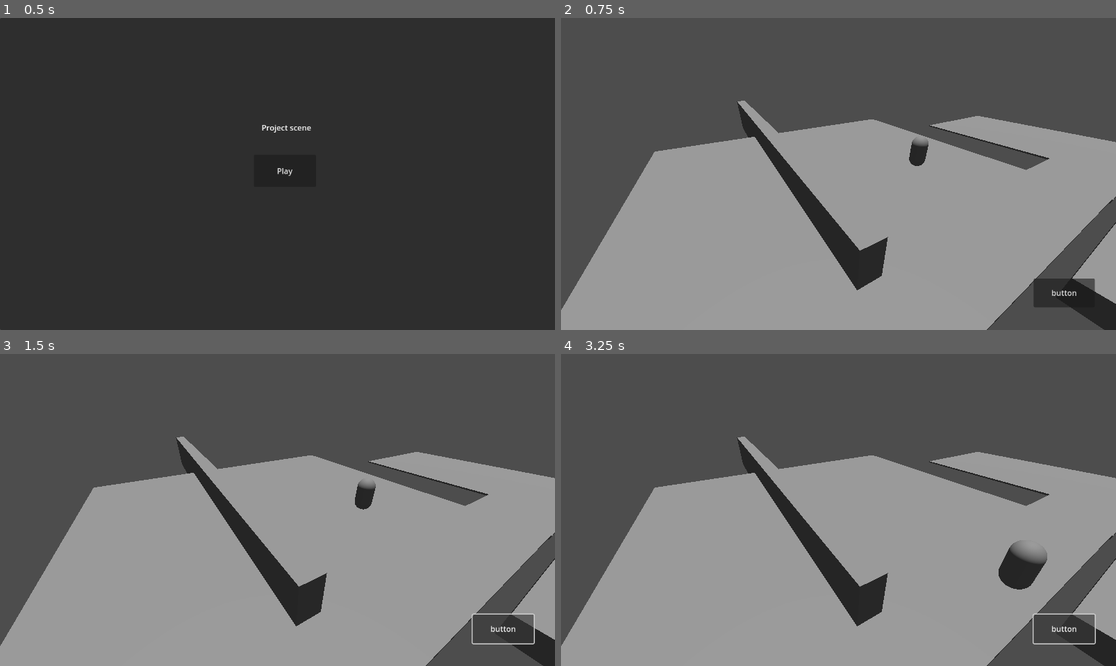
Above: before the commit, frames 1-4 (two rows, left to right).
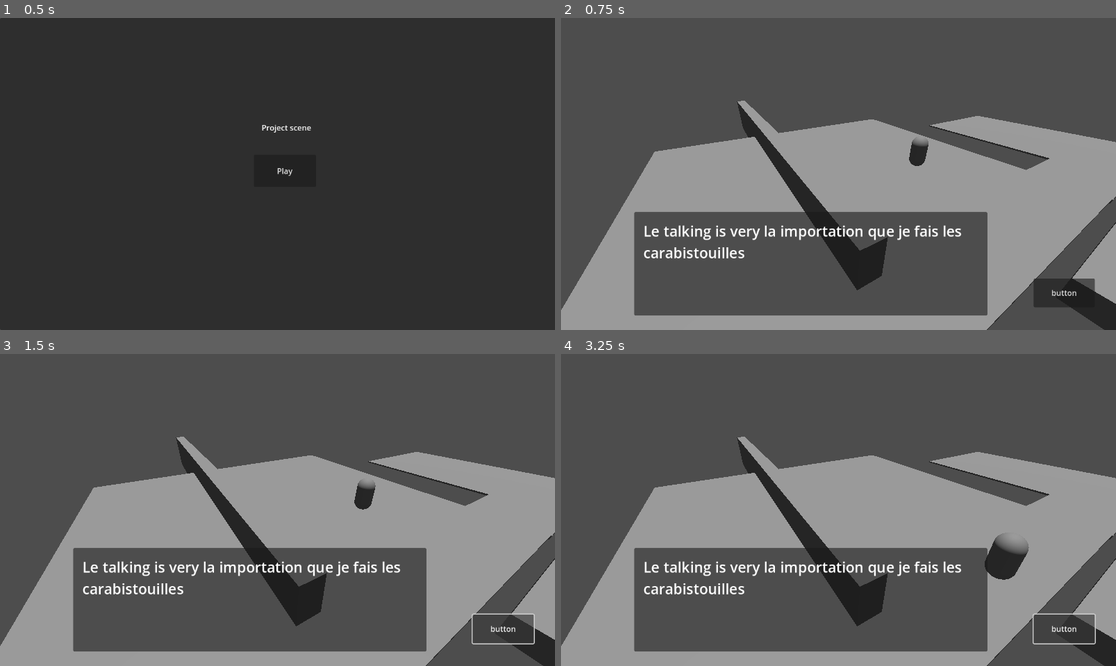
Above: after the commit, the same moments.

Repository: MateoChicano/Journey-starts-here
Game: Godot game, scene res://scenes/Menus/title_screen.tscn
Same seed, same stepped clock (60 frames per second), same inputs: the game is played once before the commit and once after it.
Inputs:
- Up to frame 1 (0.5 s): no input
- Up to frame 2 (0.75 s): click "Play" at 0.5 s
- Up to frame 3 (1.5 s): click "button" at 1.25 s
- Up to frame 4 (3.25 s): click "button" at 2 s; click "button" at 2.75 s

Frame 1 is identical in both runs. In frame 2, 20% of the frame differs, in the area x 13-77%, y 62-96%; in frame 3, 20%; in frame 4, 20%, in the area x 13-88%, y 57-96%.
Error after the commit: Parse Error: Function "wait()" not found in base self. (res://scripts/npc.gd:16)

Commit message:
affiche boit dialog debut texte progressif

Diff:
--- a/journey-start-here/project.godot
+++ b/journey-start-here/project.godot
@@ -34,7 +34,8 @@
 
 [layer_names]
 
-3d_physics/layer_2="CameraArea"
+3d_physics/layer_2="CameraTriggers"
+3d_physics/layer_3="NpcTriggers"
 
 [rendering]
 
--- /dev/null
+++ b/journey-start-here/scenes/Characters/npc.tscn
@@ -0,0 +1,48 @@
+[gd_scene load_steps=6 format=3 uid="uid://dx7kloy1xtmdb"]
+
+[ext_resource type="Script" uid="uid://d2csg587exnig" path="res://scripts/npc.gd" id="1_i4rdu"]
+
+[sub_resource type="CapsuleMesh" id="CapsuleMesh_tcuxl"]
+
+[sub_resource type="CapsuleShape3D" id="CapsuleShape3D_nh2m4"]
+
+[sub_resource type="SphereShape3D" id="SphereShape3D_abqhh"]
+radius = 1.84523
+
+[sub_resource type="LabelSettings" id="LabelSettings_usq0f"]
+font_size = 30
+
+[node name="NPC" type="CharacterBody3D"]
+collision_mask = 0
+script = ExtResource("1_i4rdu")
+
+[node name="MeshInstance3D" type="MeshInstance3D" parent="."]
+layers = 4
+mesh = SubResource("CapsuleMesh_tcuxl")
+
+[node name="CollisionShape3D" type="CollisionShape3D" parent="."]
+shape = SubResource("CapsuleShape3D_nh2m4")
+
+[node name="Interact_Area" type="Area3D" parent="."]
+collision_layer = 4
+collision_mask = 0
+
+[node name="CollisionShape3D" type="CollisionShape3D" parent="Interact_Area"]
+shape = SubResource("SphereShape3D_abqhh")
+
+[node name="Text_box" type="Panel" parent="."]
+offset_left = 152.0
+offset_top = 403.0
+offset_right = 885.0
+offset_bottom = 618.0
+
+[node name="Dialog" type="Label" parent="Text_box"]
+layout_mode = 0
+offset_left = 19.0
+offset_top = 18.0
+offset_right = 713.0
+offset_bottom = 193.0
+text = "Le talking is very la importation que je fais les carabistouilles"
+label_settings = SubResource("LabelSettings_usq0f")
+autowrap_mode = 2
+clip_text = true
--- a/journey-start-here/scenes/player.tscn
+++ b/journey-start-here/scenes/Characters/player.tscn
@@ -1,10 +1,12 @@
-[gd_scene load_steps=5 format=3 uid="uid://bukakowd3k1xx"]
+[gd_scene load_steps=6 format=3 uid="uid://bukakowd3k1xx"]
 
 [ext_resource type="Script" uid="uid://c56dnn6txs57y" path="res://scripts/player.gd" id="1_3vyb7"]
 
 [sub_resource type="CapsuleShape3D" id="CapsuleShape3D_g2els"]
 
 [sub_resource type="CapsuleMesh" id="CapsuleMesh_qhqgy"]
+
+[sub_resource type="CapsuleShape3D" id="CapsuleShape3D_xwt18"]
 
 [sub_resource type="CapsuleShape3D" id="CapsuleShape3D_3vyb7"]
 
@@ -19,13 +21,22 @@
 [node name="MeshInstance3D" type="MeshInstance3D" parent="."]
 mesh = SubResource("CapsuleMesh_qhqgy")
 
-[node name="Area3D" type="Area3D" parent="."]
+[node name="NPC_detector" type="Area3D" parent="."]
+collision_layer = 0
+collision_mask = 4
+
+[node name="CollisionShape3D" type="CollisionShape3D" parent="NPC_detector"]
+shape = SubResource("CapsuleShape3D_xwt18")
+
+[node name="Cam_detector" type="Area3D" parent="."]
 collision_layer = 0
 collision_mask = 2
 
-[node name="CollisionShape3D" type="CollisionShape3D" parent="Area3D"]
+[node name="CollisionShape3D" type="CollisionShape3D" parent="Cam_detector"]
 shape = SubResource("CapsuleShape3D_3vyb7")
 
 [node name="NavigationAgent3D" type="NavigationAgent3D" parent="."]
 
-[connection signal="area_entered" from="Area3D" to="." method="enter_trigger"]
+[connection signal="area_entered" from="NPC_detector" to="." method="enter_trigger_npc"]
+[connection signal="area_exited" from="NPC_detector" to="." method="exit_trigger_npc"]
+[connection signal="area_entered" from="Cam_detector" to="." method="enter_trigger_camera"]
--- a/journey-start-here/scenes/levels/test_level.tscn
+++ b/journey-start-here/scenes/levels/test_level.tscn
@@ -1,14 +1,17 @@
-[gd_scene load_steps=19 format=3 uid="uid://dfoaluajumgxr"]
+[gd_scene load_steps=22 format=3 uid="uid://dfoaluajumgxr"]
 
 [ext_resource type="Script" uid="uid://dxm81uoi6xme6" path="res://scripts/test_level.gd" id="1_fr1um"]
-[ext_resource type="PackedScene" uid="uid://bukakowd3k1xx" path="res://scenes/player.tscn" id="1_jbqir"]
+[ext_resource type="PackedScene" uid="uid://bukakowd3k1xx" path="res://scenes/Characters/player.tscn" id="1_jbqir"]
 [ext_resource type="PackedScene" uid="uid://cf8limc6h6v4a" path="res://scenes/camera_trigger.tscn" id="2_yautc"]
+[ext_resource type="PackedScene" uid="uid://dx7kloy1xtmdb" path="res://scenes/Characters/npc.tscn" id="4_v45ci"]
+[ext_resource type="Script" uid="uid://d2csg587exnig" path="res://scripts/npc.gd" id="5_48ne7"]
 
 [sub_resource type="Environment" id="Environment_jbqir"]
 
 [sub_resource type="NavigationMesh" id="NavigationMesh_yautc"]
-vertices = PackedVector3Array(-3.13955, 2.13526, -20.9974, -3.13955, 2.13526, 7.50257, -2.63955, 2.13526, 7.50257, -2.63955, 2.13526, -20.9974, -2.88955, 0.38526, 9.75257, -2.88955, 0.38526, 8.50257, -4.13955, 0.38526, 8.25257, -10.6396, 0.38526, 9.75257, -4.13955, 0.38526, -9.74743, -10.6396, 0.38526, -9.74743, -1.63955, 0.38526, 8.25257, 10.8604, 0.38526, 9.75257, 11.1104, 0.38526, 9.00257, 9.61045, 0.38526, 7.50257, 13.1104, 0.38526, 9.00257, 12.8604, 0.38526, 7.75257, 9.61045, 0.38526, 6.00257, 10.8604, 0.38526, -9.74743, -1.63955, 0.38526, -9.74743, 10.8604, 0.38526, 5.75257, 14.8604, 0.38526, 7.75257, 16.1105, 0.38526, 9.00257, 15.3604, 0.38526, 6.50257, 16.3605, 0.38526, 9.75257, 24.6105, 0.38526, 9.75257, 24.6105, 0.38526, -4.24743, 15.3604, 0.38526, -4.24743, 16.1105, 0.38526, 10.7526, 15.3604, 0.38526, 10.7526, 15.3604, 0.38526, 17.5026, 24.6105, 0.38526, 17.5026)
-polygons = [PackedInt32Array(3, 2, 0), PackedInt32Array(0, 2, 1), PackedInt32Array(5, 4, 6), PackedInt32Array(6, 4, 7), PackedInt32Array(8, 6, 9), PackedInt32Array(9, 6, 7), PackedInt32Array(5, 10, 4), PackedInt32Array(4, 10, 13), PackedInt32Array(4, 13, 12), PackedInt32Array(4, 12, 11), PackedInt32Array(14, 12, 15), PackedInt32Array(15, 12, 13), PackedInt32Array(16, 13, 10), PackedInt32Array(17, 16, 18), PackedInt32Array(18, 16, 10), PackedInt32Array(17, 19, 16), PackedInt32Array(15, 20, 14), PackedInt32Array(14, 20, 21), PackedInt32Array(21, 22, 23), PackedInt32Array(23, 22, 24), PackedInt32Array(24, 22, 26), PackedInt32Array(24, 26, 25), PackedInt32Array(20, 22, 21), PackedInt32Array(29, 28, 27), PackedInt32Array(27, 23, 29), PackedInt32Array(29, 23, 24), PackedInt32Array(29, 24, 30)]
+vertices = PackedVector3Array(-2.88955, 0.38526, 9.25258, -2.88955, 0.38526, 8.75258, -3.88955, 0.38526, 8.75258, -10.1396, 0.38526, 9.25258, -4.63955, 0.38526, 8.00258, -4.63955, 0.38526, -9.24742, -10.1396, 0.38526, -9.24742, -1.88955, 0.38526, 8.75258, 13.1104, 0.38526, 9.25258, 13.1104, 0.38526, 7.25258, 11.1104, 0.38526, 7.25258, -1.13955, 0.38526, 8.00258, 10.3604, 0.38526, 6.50258, 10.3604, 0.38526, -9.24742, -1.13955, 0.38526, -9.24742, 15.8604, 0.38526, 5.00258, 24.1105, 0.38526, 5.25258, 24.1105, 0.38526, -3.74742, 15.8604, 0.38526, -3.74742, 15.1104, 0.38526, 9.25258, 15.1104, 0.38526, 7.25258, 15.8604, 0.38526, 10.0026, 15.8604, 0.38526, 11.5026, 24.1105, 0.38526, 11.2526, 15.8604, 0.38526, 6.50258, 15.8604, 0.38526, 17.0026, 24.1105, 0.38526, 17.0026)
+polygons = [PackedInt32Array(1, 0, 2), PackedInt32Array(2, 0, 3), PackedInt32Array(5, 4, 6), PackedInt32Array(6, 4, 3), PackedInt32Array(4, 2, 3), PackedInt32Array(0, 1, 7), PackedInt32Array(9, 8, 10), PackedInt32Array(10, 8, 7), PackedInt32Array(7, 8, 0), PackedInt32Array(12, 10, 11), PackedInt32Array(11, 10, 7), PackedInt32Array(13, 12, 14), PackedInt32Array(14, 12, 11), PackedInt32Array(18, 17, 15), PackedInt32Array(15, 17, 16), PackedInt32Array(20, 19, 9), PackedInt32Array(9, 19, 8), PackedInt32Array(23, 22, 21), PackedInt32Array(20, 24, 19), PackedInt32Array(19, 24, 21), PackedInt32Array(21, 24, 16), PackedInt32Array(21, 16, 23), PackedInt32Array(24, 15, 16), PackedInt32Array(25, 22, 26), PackedInt32Array(26, 22, 23)]
+agent_radius = 1.0
 
 [sub_resource type="BoxMesh" id="BoxMesh_fr1um"]
 
@@ -19,7 +22,7 @@
 [sub_resource type="BoxShape3D" id="BoxShape3D_yautc"]
 
 [sub_resource type="BoxShape3D" id="BoxShape3D_hfwtw"]
-size = Vector3(0.996796, 10.458, 0.170334)
+size = Vector3(0.732285, 10.458, 0.170334)
 
 [sub_resource type="BoxMesh" id="BoxMesh_v45ci"]
 
@@ -28,13 +31,16 @@
 [sub_resource type="BoxMesh" id="BoxMesh_48ne7"]
 
 [sub_resource type="BoxShape3D" id="BoxShape3D_cyt5c"]
-size = Vector3(1.3103, 1, 1.01208)
+size = Vector3(1.3103, 1, 1.00018)
 
 [sub_resource type="BoxShape3D" id="BoxShape3D_48ne7"]
-size = Vector3(8.64007, 1, 8.03223)
+size = Vector3(12.6423, 1, 9.34162)
 
 [sub_resource type="BoxShape3D" id="BoxShape3D_6xh4u"]
 size = Vector3(5.26257, 1, 4.67682)
+
+[sub_resource type="BoxShape3D" id="BoxShape3D_2mu0v"]
+size = Vector3(5.26257, 2.47314, 1)
 
 [sub_resource type="BoxMesh" id="BoxMesh_6xh4u"]
 
@@ -78,14 +84,14 @@
 [node name="StaticBody3D2" type="StaticBody3D" parent="Zone naviguable/pont"]
 
 [node name="CollisionShape3D" type="CollisionShape3D" parent="Zone naviguable/pont/StaticBody3D2"]
-transform = Transform3D(1, 0, 0, 0, 1, 0, 0, 0, 1, -0.181969, 4.91776, -0.393981)
+transform = Transform3D(1, 0, 0, 0, 1, 0, 0, 0, 1, -0.0497134, 4.91776, -0.638099)
 shape = SubResource("BoxShape3D_hfwtw")
 
 [node name="StaticBody3D3" type="StaticBody3D" parent="Zone naviguable/pont"]
 transform = Transform3D(1, 0, 0, 0, 1, 0, 0, 0, 1, 0, -0.610867, 0.775563)
 
 [node name="CollisionShape3D" type="CollisionShape3D" parent="Zone naviguable/pont/StaticBody3D3"]
-transform = Transform3D(1, 0, 0, 0, 1, 0, 0, 0, 1, 0.103325, 4.91776, -0.355399)
+transform = Transform3D(1, 0, 0, 0, 1, 0, 0, 0, 1, -0.00583606, 4.91776, -0.15662)
 shape = SubResource("BoxShape3D_hfwtw")
 
 [node name="salle 2" type="MeshInstance3D" parent="Zone naviguable"]
@@ -105,7 +111,7 @@
 [node name="StaticBody3D" type="StaticBody3D" parent="Zone naviguable/Mur"]
 
 [node name="CollisionShape3D" type="CollisionShape3D" parent="Zone naviguable/Mur/StaticBody3D"]
-transform = Transform3D(1, 0, 0, 0, 1, 0, 0, 0, 1, -0.0894775, 0, 0.00604239)
+transform = Transform3D(1, 0, 0, 0, 1, 0, 0, 0, 1, -0.0894775, 0, 9.26852e-05)
 shape = SubResource("BoxShape3D_cyt5c")
 
 [node name="player" parent="." instance=ExtResource("1_jbqir")]
@@ -124,7 +130,7 @@
 transform = Transform3D(1, 0, 0, 0, 1, 0, 0, 0, 1, 0, 5.5324, 0)
 
 [node name="CollisionShape3D" parent="trigger salle 1" index="0"]
-transform = Transform3D(1, 0, 0, 0, 1, 0, 0, 0, 1, 6.65797, -4.05241, 4.55711)
+transform = Transform3D(1, 0, 0, 0, 1, 0, 0, 0, 1, 4.65685, -4.05241, 5.75721)
 shape = SubResource("BoxShape3D_48ne7")
 
 [node name="camera" parent="trigger salle 1" index="1"]
@@ -140,15 +146,31 @@
 [node name="camera" parent="trigger pont" index="1"]
 transform = Transform3D(-0.998513, -0.00879003, -0.0538011, 0, 0.986915, -0.161242, 0.0545145, -0.161002, -0.985447, 0.603418, -2.05695, -5.25158)
 
-[node name="MeshInstance3D" type="MeshInstance3D" parent="."]
+[node name="trigger salle1_5" parent="." instance=ExtResource("2_yautc")]
+transform = Transform3D(1, 0, 0, 0, 1, 0, 0, 0, 1, -3.28005, 2.33628, 9.11724)
+
+[node name="CollisionShape3D" parent="trigger salle1_5" index="0"]
+transform = Transform3D(0.014224, 0, -0.999899, 0, 1, 0, 0.999899, 0, 0.014224, 0.532643, -1.59548, -0.00757694)
+shape = SubResource("BoxShape3D_2mu0v")
+
+[node name="camera" parent="trigger salle1_5" index="1"]
+transform = Transform3D(0.723823, 0, -0.689986, 0, 1, 0, 0.689986, 0, 0.723823, -8.42373, 0, 4.08131)
+fov = 55.7073
+
+[node name="Plateforme qui vole" type="MeshInstance3D" parent="."]
 transform = Transform3D(11.3974, 0, 0, 0, 1, 0, 0, 0, -9.25038, 8.3574, 0, 14.6898)
 mesh = SubResource("BoxMesh_6xh4u")
 
-[node name="StaticBody3D" type="StaticBody3D" parent="MeshInstance3D"]
+[node name="StaticBody3D" type="StaticBody3D" parent="Plateforme qui vole"]
 
-[node name="CollisionShape3D" type="CollisionShape3D" parent="MeshInstance3D/StaticBody3D"]
+[node name="CollisionShape3D" type="CollisionShape3D" parent="Plateforme qui vole/StaticBody3D"]
 shape = SubResource("BoxShape3D_7x1jh")
+
+[node name="NPC" parent="." instance=ExtResource("4_v45ci")]
+transform = Transform3D(1, 0, 0, 0, 1, 0, 0, 0, 1, -9.19325, 1.02701, 7.79173)
+script = ExtResource("5_48ne7")
 
 [editable path="trigger salle"]
 [editable path="trigger salle 1"]
 [editable path="trigger pont"]
+[editable path="trigger salle1_5"]
--- /dev/null
+++ b/journey-start-here/scripts/npc.gd
@@ -0,0 +1,23 @@
+class_name npc extends CharacterBody3D
+
+
+# Called when the node enters the scene tree for the first time.
+func _ready() -> void:
+	# get_child(3).hide()
+	displayDialog()
+
+func displayDialog() -> void :
+	var char_max : int = len(get_node("Text_box/Dialog").text)
+	get_node("Text_box/Dialog").visible_characters = 0
+
+
+	for i in range(char_max) :
+		get_node("Text_box/Dialog").visible_characters = i
+		wait()
+
+
+
+
+# Called every frame. 'delta' is the elapsed time since the previous frame.
+func _process(delta: float) -> void:
+	pass
--- a/journey-start-here/scripts/player.gd
+++ b/journey-start-here/scripts/player.gd
@@ -1,10 +1,11 @@
-extends CharacterBody3D
+class_name Player extends CharacterBody3D
 
 const SPEED : int = 4
 const RAYLENGTH : int = 100
 const GRAVITY : float = 4
 var cam : Camera3D
 var hud : PackedScene = preload("res://scenes/Menus/hud.tscn")
+var npc_trigger_entered : bool = false
 
 @onready var navAgent := $NavigationAgent3D
 
@@ -18,9 +19,15 @@
 	var instance_hud : Node = hud.instantiate()
 	self.add_child(instance_hud)
 
-func enter_trigger(area : Area3D) -> void:
+func enter_trigger_camera(area : Area3D) -> void:
 	cam = area.get_child(1)
 	cam.make_current()
+
+func enter_trigger_npc(_area : Area3D) -> void :
+	npc_trigger_entered = true
+
+func exit_trigger_npc(_area : Area3D) -> void:
+	npc_trigger_entered = false
 
 func _input(_event:InputEvent) -> void:
 	if Input.is_action_just_pressed("left_click") :
@@ -29,14 +36,15 @@
 		var from : Vector3 = cam.project_ray_origin(mousePos)
 		var to : Vector3= from + cam.project_ray_normal(mousePos) * RAYLENGTH
 		var space : PhysicsDirectSpaceState3D= get_world_3d().direct_space_state
-		var rayQuery : PhysicsRayQueryParameters3D= PhysicsRayQueryParameters3D.new()
+		var rayQuery : PhysicsRayQueryParameters3D= PhysicsRayQueryParameters3D.create(from, to)
 
-		rayQuery.from = from
-		rayQuery.to = to
+		var ray : Dictionary = space.intersect_ray(rayQuery)
+		var collider : Node3D = ray.collider
 
-		var res : Dictionary = space.intersect_ray(rayQuery)
-
-		navAgent.set_target_position(res.position)
+		if collider is npc :
+			if npc_trigger_entered :
+				interactWith(collider)
+		navAgent.set_target_position(ray.position)
 
 func moveToPoint(delta : float) -> void :
 	var targetPos : Vector3 = navAgent.get_next_path_position()
@@ -47,3 +55,7 @@
 	if !self.is_on_floor() :
 		velocity.y -= GRAVITY*delta
 	move_and_slide()
+
+func interactWith(target : Node3D) -> void :
+	if target is npc :
+		target.displayDialog()
Not shown, added: journey-start-here/scripts/npc.gd.uid
